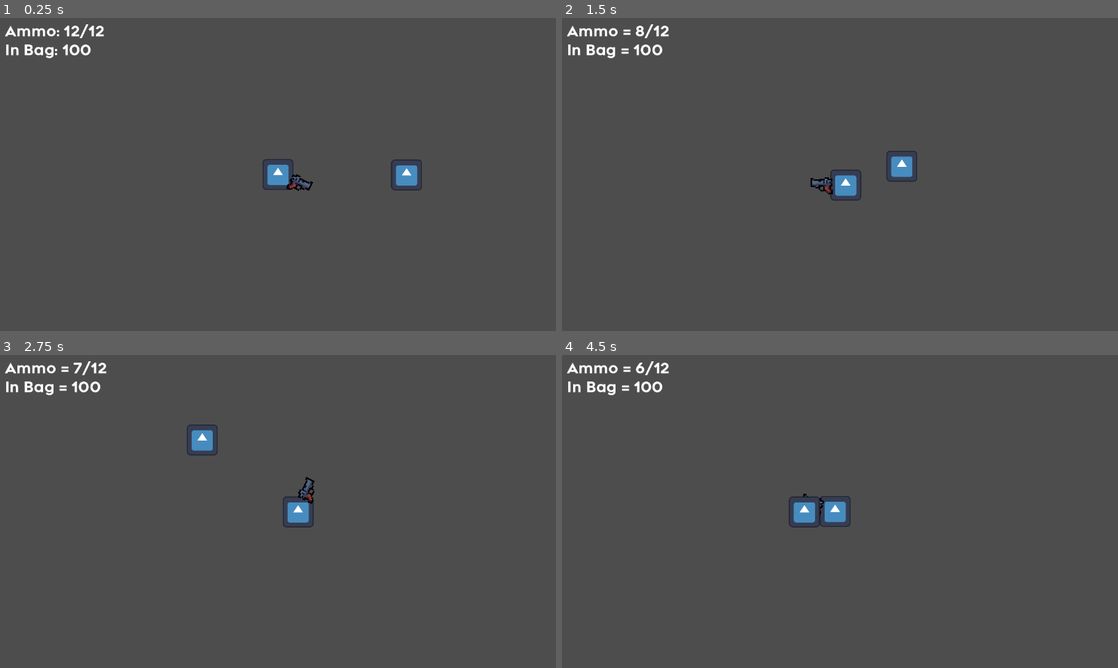
Above: before the commit, frames 1-4 (two rows, left to right).
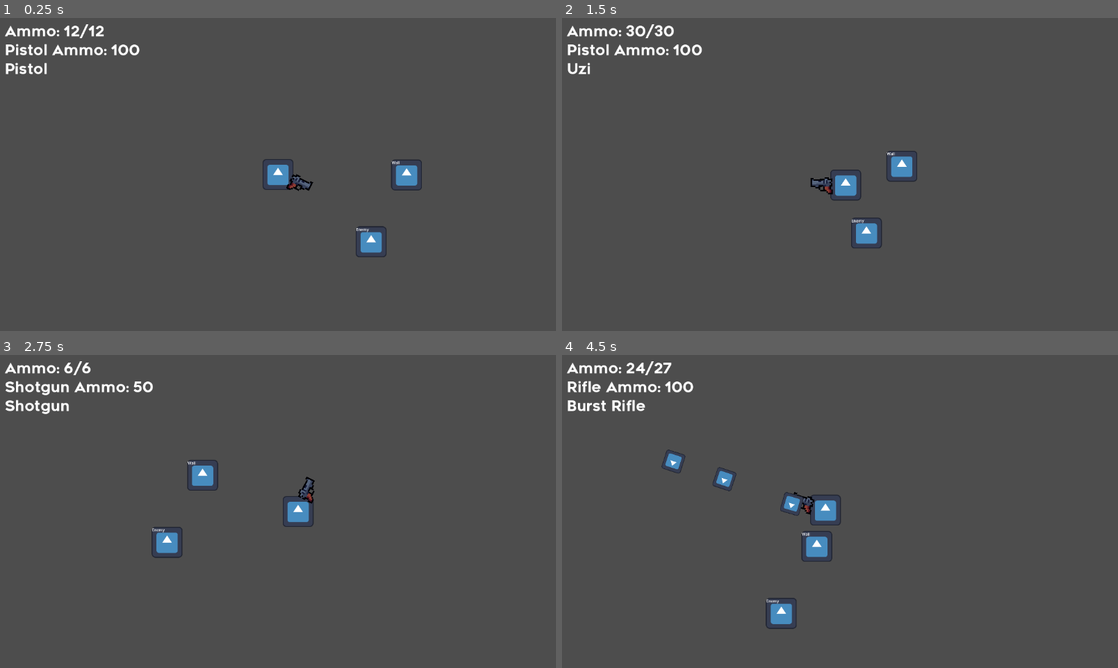
Above: after the commit, the same moments.

Repository: EnderDyne/Gamicopia-Jam-Entry
Game: Godot game, scene res://Assets/game.tscn
Same seed, same stepped clock (60 frames per second), same inputs: the game is played once before the commit and once after it. The engine's default icon, where the game draws it, is replaced by a stand-in: a white triangle on a blue panel in a dark square.
Inputs (mouse positions are in pixels of both pictures, inside the frame that each line leads up to):
- Up to frame 1 (0.25 s): no input
- Up to frame 2 (1.5 s): tap Enter at 0.5 s; move the mouse to (962, 158) at 0.52 s; press the mouse at (962, 158) at 0.53 s; hold D (right) 0.53-1.28 s; tap E (switch_gun, bound only after the commit) at 0.8, 1.35 s; move the mouse to (728, 190) at 1.27 s; release the mouse at (728, 190) at 1.28 s; hold S (down) from 1.28 s (still down)
- Up to frame 3 (2.75 s): click (166, 527) at 1.55 s; move the mouse to (333, 442) at 2.02 s; release S (down) at 2.03 s; hold D (right) from 2.03 s (still down); tap Space (dash) at 2.1 s; tap E (switch_gun, bound only after the commit) at 2.3 s
- Up to frame 4 (4.5 s): move the mouse to (812, 574) at 2.77 s; release D (right) at 2.78 s; hold W (up) 2.78-3.53 s; click (812, 574) at 2.85 s; move the mouse to (1006, 558) at 3.52 s; hold A (left) from 3.53 s (still down); tap E (switch_gun, bound only after the commit) at 3.6 s; tap R (reload) at 4.15 s; move the mouse to (673, 464) at 4.27 s; click (673, 464) at 4.35 s

The runs differ from the first frame. In frame 1, 1.0% of the frame differs, in the area x 1-72%, y 8-77%; in frame 2, 1.1%; in frame 3, 2.0%; in frame 4, 2.7%, in the area x 1-52%, y 2-88%.

Commit message:
gun properties, gun resource design, instance controllers, taking damage, bullet collision

Diff:
--- /dev/null
+++ b/Assets/Custom Resources/Player Guns/player_burst_rifle.tres
@@ -0,0 +1,22 @@
+[gd_resource type="Resource" load_steps=3 format=3 uid="uid://danlwu6o2ue7v"]
+
+[ext_resource type="PackedScene" uid="uid://dcvr6p722dr5a" path="res://Assets/Scenes/Projectiles/DefaultBullet.tscn" id="1_klfv6"]
+[ext_resource type="Script" path="res://Assets/Scripts/PlayerGunResource.gd" id="2_4d7qt"]
+
+[resource]
+script = ExtResource("2_4d7qt")
+gun_name = "Burst Rifle"
+ammo_type = 1
+mag_size = 27
+reload_time = 0.8
+shoot_shake = 15
+shoot_shake_fade = 10
+shoot_delay = 0.4
+bullet_count = 1
+bullet_spread = 5.0
+burst_count = 3
+burst_delay = 0.05
+bullet_scene = ExtResource("1_klfv6")
+bullet_damage = 8
+bullet_lifetime = 10
+bullet_speed = 750
--- /dev/null
+++ b/Assets/Custom Resources/Player Guns/player_pistol.tres
@@ -0,0 +1,22 @@
+[gd_resource type="Resource" load_steps=3 format=3 uid="uid://gue83i0bxn1q"]
+
+[ext_resource type="PackedScene" uid="uid://dcvr6p722dr5a" path="res://Assets/Scenes/Projectiles/DefaultBullet.tscn" id="1_0iuyy"]
+[ext_resource type="Script" path="res://Assets/Scripts/PlayerGunResource.gd" id="1_3krxf"]
+
+[resource]
+script = ExtResource("1_3krxf")
+gun_name = "Pistol"
+ammo_type = 0
+mag_size = 12
+reload_time = 0.5
+shoot_shake = 15
+shoot_shake_fade = 10
+shoot_delay = 0.2
+bullet_count = 1
+bullet_spread = 5.0
+burst_count = 1
+burst_delay = 0.0
+bullet_scene = ExtResource("1_0iuyy")
+bullet_damage = 10
+bullet_lifetime = 10
+bullet_speed = 750
--- /dev/null
+++ b/Assets/Custom Resources/Player Guns/player_shotgun.tres
@@ -0,0 +1,22 @@
+[gd_resource type="Resource" load_steps=3 format=3 uid="uid://c7ut3ofv7uq2c"]
+
+[ext_resource type="PackedScene" uid="uid://dcvr6p722dr5a" path="res://Assets/Scenes/Projectiles/DefaultBullet.tscn" id="1_apebf"]
+[ext_resource type="Script" path="res://Assets/Scripts/PlayerGunResource.gd" id="2_p3kg0"]
+
+[resource]
+script = ExtResource("2_p3kg0")
+gun_name = "Shotgun"
+ammo_type = 2
+mag_size = 6
+reload_time = 0.7
+shoot_shake = 20
+shoot_shake_fade = 7
+shoot_delay = 0.4
+bullet_count = 5
+bullet_spread = 45.0
+burst_count = 1
+burst_delay = 0.0
+bullet_scene = ExtResource("1_apebf")
+bullet_damage = 3
+bullet_lifetime = 10
+bullet_speed = 750
--- /dev/null
+++ b/Assets/Custom Resources/Player Guns/player_uzi.tres
@@ -0,0 +1,22 @@
+[gd_resource type="Resource" load_steps=3 format=3 uid="uid://bk13vc56si5cp"]
+
+[ext_resource type="Script" path="res://Assets/Scripts/PlayerGunResource.gd" id="1_mb6a5"]
+[ext_resource type="PackedScene" uid="uid://dcvr6p722dr5a" path="res://Assets/Scenes/Projectiles/DefaultBullet.tscn" id="1_mdaea"]
+
+[resource]
+script = ExtResource("1_mb6a5")
+gun_name = "Uzi"
+ammo_type = 0
+mag_size = 30
+reload_time = 0.5
+shoot_shake = 10
+shoot_shake_fade = 10
+shoot_delay = 0.05
+bullet_count = 1
+bullet_spread = 45.0
+burst_count = 1
+burst_delay = 0.0
+bullet_scene = ExtResource("1_mdaea")
+bullet_damage = 2
+bullet_lifetime = 10
+bullet_speed = 750
--- /dev/null
+++ b/Assets/Scenes/DefaultEnemy.tscn
@@ -0,0 +1,42 @@
+[gd_scene load_steps=5 format=3 uid="uid://ch504ermalq0u"]
+
+[ext_resource type="Script" path="res://Assets/Scripts/EnemyController.gd" id="1_gyotl"]
+[ext_resource type="Texture2D" uid="uid://e6spkj0ax72y" path="res://icon.svg" id="1_vacfw"]
+
+[sub_resource type="RectangleShape2D" id="RectangleShape2D_d3j8r"]
+size = Vector2(128, 128)
+
+[sub_resource type="CircleShape2D" id="CircleShape2D_r5to8"]
+radius = 57.75
+
+[node name="DefaultEnemy" type="Node2D"]
+script = ExtResource("1_gyotl")
+max_hp = null
+is_enemy = null
+
+[node name="CharacterBody2D" type="CharacterBody2D" parent="."]
+collision_layer = 4
+collision_mask = 23
+
+[node name="Sprite2D" type="Sprite2D" parent="CharacterBody2D"]
+texture = ExtResource("1_vacfw")
+
+[node name="Label" type="Label" parent="CharacterBody2D/Sprite2D"]
+offset_left = -62.0
+offset_top = -63.0
+offset_right = -9.0
+offset_bottom = -37.0
+text = "Enemy"
+
+[node name="CollisionShape2D" type="CollisionShape2D" parent="CharacterBody2D"]
+shape = SubResource("RectangleShape2D_d3j8r")
+
+[node name="EnemyHitbox" type="Area2D" parent="CharacterBody2D"]
+collision_layer = 4
+collision_mask = 8
+
+[node name="CollisionShape2D" type="CollisionShape2D" parent="CharacterBody2D/EnemyHitbox"]
+shape = SubResource("CircleShape2D_r5to8")
+debug_color = Color(0.945098, 0, 0.6, 0.419608)
+
+[connection signal="area_entered" from="CharacterBody2D/EnemyHitbox" to="." method="_on_hitbox_area_entered"]
--- a/Assets/Scenes/Projectiles/DefaultBullet.tscn
+++ b/Assets/Scenes/Projectiles/DefaultBullet.tscn
@@ -7,6 +7,8 @@
 radius = 9.30233
 
 [node name="DefaultBullet" type="Area2D"]
+collision_layer = 8
+collision_mask = 23
 script = ExtResource("1_lrdfd")
 
 [node name="Sprite2D" type="Sprite2D" parent="."]
@@ -17,4 +19,4 @@
 scale = Vector2(0.7, 0.7)
 shape = SubResource("CircleShape2D_oldh4")
 
-[connection signal="area_entered" from="." to="." method="_on_Bullet_body_entered"]
+[connection signal="body_entered" from="." to="." method="_on_body_entered"]
--- a/Assets/Scripts/BulletBehavior.gd
+++ b/Assets/Scripts/BulletBehavior.gd
@@ -1,8 +1,11 @@
 extends Area2D
 
-@export var speed = 750
 @export var enemy_group = "enemies"
-@export var lifetime = 10
+var speed
+var lifetime
+var is_enemy = false
+var damage_amount : int
+var pierce : bool
 
 func _ready():
 	born_to_die()
@@ -16,8 +19,10 @@
 func _physics_process(delta):
 	position += transform.x * speed * delta
 
-# delete enemy if I touch them, also delete myself no matter what
-func _on_Bullet_body_entered(body):
-	if body.is_in_group(enemy_group):
-		body.queue_free()
-	queue_free()
+func hit_enemy():
+	if !pierce:
+		queue_free()
+
+func _on_body_entered(body):
+	if body.is_in_group("walls"):
+		queue_free()
--- /dev/null
+++ b/Assets/Scripts/EnemyController.gd
@@ -0,0 +1 @@
+extends "res://Assets/Scripts/InstanceController.gd"
--- a/Assets/Scripts/GunShooting.gd
+++ b/Assets/Scripts/GunShooting.gd
@@ -1,56 +1,122 @@
 extends Sprite2D
 
-@export var bullet_scene : PackedScene
+@onready var reload_ui = get_node("../../ReloadUI")
+@onready var player_inventory = get_node("../../../PlayerInventory")
 
-@export var shoot_shake = 15
-@export var shoot_shake_fade = 10
+var rng = RandomNumberGenerator.new()
 
-@export var mag_size = 12
-@export var stored_ammo = 100
-@onready var cur_ammo = mag_size
-
-@export var reload_time = 2
-@export var shoot_delay = 0.2
+enum AmmoType {pistol, rifle, shotgun, explosive}
 
 var can_shoot = true
 var is_reloading = false
+var is_shooting = false
+var gun_index : int
+var equipped_gun : Resource
 
-# Called every frame. 'delta' is the elapsed time since the previous frame.
+# hide the reload bar ui and setup the gun
+func _ready():
+	reload_ui.hide()
+	switch_to_gun(0)
+	update_ui()
+
+# check for input
 func _process(delta):
-		if Input.is_action_pressed("shoot") and !is_reloading and can_shoot:
-			if cur_ammo > 0:
-				shoot()
-			else:
-				reload()
+	if Input.is_action_pressed("shoot") and !is_reloading and can_shoot:
+		if player_inventory.loaded_ammo[gun_index] > 0:
+			shoot()
 
-		if Input.is_action_just_pressed("reload") and cur_ammo < mag_size:
-			reload()
+	if (Input.is_action_just_pressed("reload") || (Input.is_action_just_pressed("shoot")) && player_inventory.loaded_ammo[gun_index] == 0) and player_inventory.loaded_ammo[gun_index] < equipped_gun.mag_size and !is_reloading:
+		reload()
 
+	if Input.is_action_just_pressed("switch_gun") and !is_reloading and !is_shooting and !Input.is_action_pressed("shoot"):
+		var index = gun_index + 1
+		if(index >= player_inventory.equipped_guns.size()):
+			index = 0
+		switch_to_gun(index)
+
+func equip_new_gun(gun_index : int, gun_resource : Resource):
+	player_inventory.equipped_guns[gun_index] = gun_resource
+	player_inventory.loaded_ammo[gun_index] = gun_resource.mag_size
+
+func switch_to_gun(new_gun_index : int):
+	equipped_gun = player_inventory.equipped_guns[new_gun_index]
+	gun_index = new_gun_index
+
+
+	update_ui()
+
+# shoot bullets
 func shoot():
-	get_node("../../Camera2D").apply_shake(shoot_shake, shoot_shake_fade)
-	cur_ammo -= 1
-	update_ui()
-	create_bullet()
+	is_shooting = true
 
+	for n in equipped_gun.burst_count:
+		get_node("../../Camera2D").apply_shake(equipped_gun.shoot_shake, equipped_gun.shoot_shake_fade)
+		player_inventory.loaded_ammo[gun_index] -= 1
+		update_ui()
+		create_bullet()
+
+		if(player_inventory.loaded_ammo[gun_index] <= 0):
+			player_inventory.loaded_ammo[gun_index] = 0
+			break
+
+		await get_tree().create_timer(equipped_gun.burst_delay).timeout
+
+	is_shooting = false
+
+# instantiate a bullet and set its transform to the base node
+func create_bullet():
+	# repeat times bullet_count
+	for n in equipped_gun.bullet_count:
+		var b = equipped_gun.bullet_scene.instantiate()
+
+		# setup bullet
+		b.speed = equipped_gun.bullet_speed
+		b.lifetime = equipped_gun.bullet_lifetime
+		b.damage_amount = equipped_gun.bullet_damage
+
+		owner.add_child(b)
+		b.transform = $SpawnPos.global_transform
+
+		# apply spread
+		b.rotate(deg_to_rad(rng.randf_range(-equipped_gun.bullet_spread, equipped_gun.bullet_spread)/2))
+
+	# pause before letting you shoot again
+	can_shoot = false
+	await get_tree().create_timer(equipped_gun.shoot_delay).timeout
+	can_shoot = true
+
+# update the ammo ui
 func update_ui():
-	var format_string = "Ammo = %s/%s\nIn Bag = %s"
-	get_node("/root/Node2D/CanvasLayer/UI/AmmoUI").text = format_string % [cur_ammo, mag_size, stored_ammo]
+	var format_string = "Ammo: %s/%s\n%s Ammo: %s\n%s"
+	var ammo_type_string = AmmoType.keys()[equipped_gun.ammo_type].capitalize()
+	var final_string = format_string % [player_inventory.loaded_ammo[gun_index], equipped_gun.mag_size, ammo_type_string, player_inventory.stored_ammo[equipped_gun.ammo_type], equipped_gun.gun_name]
 
+	get_node("/root/Node2D/CanvasLayer/UI/AmmoUI").text = final_string
+
+# do the reload bar animation, wait, then refill the gun's ammo
 func reload():
 	is_reloading = true
-	await get_tree().create_timer(reload_time).timeout
+	do_reload_bar()
+	await get_tree().create_timer(equipped_gun.reload_time).timeout
 
-	# reload and decrease stored ammo by amount you have to reload
-	stored_ammo -= mag_size - cur_ammo
-	cur_ammo = mag_size
+	# reload and decrease stored ammo of the gun's type by amount you have to reload
+	if(equipped_gun.mag_size - player_inventory.loaded_ammo[gun_index] > player_inventory.stored_ammo[equipped_gun.ammo_type]):
+		player_inventory.loaded_ammo[gun_index] = player_inventory.stored_ammo[equipped_gun.ammo_type]
+		player_inventory.stored_ammo[equipped_gun.ammo_type] = 0
+	else:
+		player_inventory.stored_ammo[equipped_gun.ammo_type] -= equipped_gun.mag_size - player_inventory.loaded_ammo[gun_index]
+		player_inventory.loaded_ammo[gun_index] = equipped_gun.mag_size
+
 	update_ui()
 	is_reloading = false
+	reload_ui.hide()
 
-func create_bullet():
-	var b = bullet_scene.instantiate()
-	owner.add_child(b)
-	b.transform = $SpawnPos.global_transform
+# reload bar animation
+func do_reload_bar():
+	reload_ui.show()
 
-	can_shoot = false
-	await get_tree().create_timer(shoot_delay).timeout
-	can_shoot = true
+	var reload_line = get_node("../../ReloadUI/ReloadBar/ReloadLine")
+	reload_line.position = Vector2(145, -12.5)
+
+	var tween = create_tween()
+	tween.tween_property(reload_line, "position", Vector2(0, -12.5), equipped_gun.reload_time)
--- /dev/null
+++ b/Assets/Scripts/InstanceController.gd
@@ -0,0 +1,18 @@
+extends Node
+
+@export var max_hp : int = 100
+@onready var hp = max_hp
+@export var is_enemy : bool
+
+func _on_hitbox_area_entered(area):
+	if area.is_enemy != is_enemy:
+		area.hit_enemy()
+		take_damage(area.damage_amount)
+
+func take_damage(damage_amount : int):
+	hp -= damage_amount
+	if(hp <= 0):
+		die()
+
+func die():
+	queue_free()
--- /dev/null
+++ b/Assets/Scripts/PlayerController.gd
@@ -0,0 +1,5 @@
+extends "res://Assets/Scripts/InstanceController.gd"
+
+# overrides InstanceController's die function
+func die():
+	print("PLAYER IS DEAD RIP")
--- /dev/null
+++ b/Assets/Scripts/PlayerGunResource.gd
@@ -0,0 +1,33 @@
+extends Resource
+
+# this is a data container that holds all the values for different types
+# of guns, you can add more values here to add more possible types of guns
+@export var gun_name: String
+
+@export_group("Ammo and Reloading")
+enum AmmoType {pistol, rifle, shotgun, explosive}
+@export var ammo_type: AmmoType
+@export var mag_size: int = 12
+@export var reload_time = 0.5
+
+@export_group("Screen Shake")
+@export var shoot_shake = 15
+@export var shoot_shake_fade = 10
+
+@export_group("Shoot Behavior")
+@export var shoot_delay = 0.2
+@export var bullet_count : int
+# NOTE: bullet spread is in degrees
+@export var bullet_spread : float
+
+@export_group("Burst Behavior")
+@export var burst_count = 1
+@export var burst_delay : float
+
+@export_group("Bullet Properties")
+@export var bullet_scene : PackedScene
+# TODO: knockback
+@export var bullet_damage : int
+# @export var bullet_knockback : float
+@export var bullet_lifetime = 10
+@export var bullet_speed = 750
--- /dev/null
+++ b/Assets/Scripts/PlayerInventory.gd
@@ -0,0 +1,10 @@
+extends Node2D
+
+# for some reason, Godot doesn't let you export arrays of custom classes,
+# so instead, I had to do this. The loaded ammo array represents the ammo
+# of the coresponding equipped gun, the arrays should always be the same length
+@export var equipped_guns : Array[Resource]
+@export var loaded_ammo: Array[int]
+
+# ammo stored of the 4 ammo types: pistol, uzi, shotgun, and explosive
+@export var stored_ammo: Array[int] = [100, 50, 50, 10]
--- a/Assets/game.tscn
+++ b/Assets/game.tscn
@@ -1,16 +1,25 @@
-[gd_scene load_steps=11 format=3 uid="uid://c6e6rphy4vu1n"]
+[gd_scene load_steps=18 format=3 uid="uid://c6e6rphy4vu1n"]
 
+[ext_resource type="Script" path="res://Assets/Scripts/PlayerController.gd" id="1_44buo"]
 [ext_resource type="Script" path="res://Assets/Scripts/PlayerMovement.gd" id="1_qtbhw"]
 [ext_resource type="Texture2D" uid="uid://e6spkj0ax72y" path="res://icon.svg" id="2_j45nr"]
 [ext_resource type="Script" path="res://Assets/Scripts/CameraBehavior.gd" id="3_nwofb"]
 [ext_resource type="Script" path="res://Assets/Scripts/GunRotation.gd" id="4_o4qlv"]
 [ext_resource type="Texture2D" uid="uid://cal1que7osgiq" path="res://Assets/Placeholder Art/placeholderGun.png" id="5_hk53g"]
 [ext_resource type="Script" path="res://Assets/Scripts/GunShooting.gd" id="6_pihf5"]
-[ext_resource type="PackedScene" uid="uid://dcvr6p722dr5a" path="res://Assets/Scenes/Projectiles/DefaultBullet.tscn" id="7_3e01k"]
+[ext_resource type="Script" path="res://Assets/Scripts/PlayerInventory.gd" id="8_k368u"]
 [ext_resource type="PackedScene" uid="uid://bbbw3ov21jhg6" path="res://Assets/Scenes/UI.tscn" id="8_kosv3"]
+[ext_resource type="Resource" uid="uid://bk13vc56si5cp" path="res://Assets/Custom Resources/Player Guns/player_uzi.tres" id="9_g7g7o"]
+[ext_resource type="Resource" uid="uid://gue83i0bxn1q" path="res://Assets/Custom Resources/Player Guns/player_pistol.tres" id="9_rt5ib"]
+[ext_resource type="Resource" uid="uid://c7ut3ofv7uq2c" path="res://Assets/Custom Resources/Player Guns/player_shotgun.tres" id="10_tfp7p"]
+[ext_resource type="Resource" uid="uid://danlwu6o2ue7v" path="res://Assets/Custom Resources/Player Guns/player_burst_rifle.tres" id="11_csuto"]
+[ext_resource type="PackedScene" uid="uid://ch504ermalq0u" path="res://Assets/Scenes/DefaultEnemy.tscn" id="14_yx2n5"]
 
 [sub_resource type="CircleShape2D" id="CircleShape2D_kny70"]
 radius = 63.0
+
+[sub_resource type="CircleShape2D" id="CircleShape2D_e8aar"]
+radius = 57.75
 
 [sub_resource type="RectangleShape2D" id="RectangleShape2D_c3xuq"]
 size = Vector2(128, 128)
@@ -18,9 +27,12 @@
 [node name="Node2D" type="Node2D"]
 
 [node name="Player" type="Node2D" parent="."]
+script = ExtResource("1_44buo")
 
 [node name="CharacterBody2D" type="CharacterBody2D" parent="Player"]
 position = Vector2(8, -2)
+collision_layer = 2
+collision_mask = 21
 script = ExtResource("1_qtbhw")
 dash_speed = 2500
 dash_time = 0.15
@@ -45,15 +57,51 @@
 scale = Vector2(6.455, 6.455)
 texture = ExtResource("5_hk53g")
 script = ExtResource("6_pihf5")
-bullet_scene = ExtResource("7_3e01k")
 
 [node name="SpawnPos" type="Node2D" parent="Player/CharacterBody2D/GunRotation/Gun"]
 position = Vector2(6.35167, -2.32378)
 
+[node name="ReloadUI" type="Control" parent="Player/CharacterBody2D"]
+visible = false
+layout_mode = 3
+anchors_preset = 0
+offset_top = -110.0
+offset_right = 40.0
+offset_bottom = -70.0
+
+[node name="ReloadBar" type="ColorRect" parent="Player/CharacterBody2D/ReloadUI"]
+layout_mode = 0
+offset_left = -75.0
+offset_right = 75.0
+offset_bottom = 5.0
+
+[node name="ReloadLine" type="ColorRect" parent="Player/CharacterBody2D/ReloadUI/ReloadBar"]
+layout_mode = 0
+offset_left = 145.0
+offset_top = -12.5
+offset_right = 150.0
+offset_bottom = 17.5
+
+[node name="PlayerHitbox" type="Area2D" parent="Player/CharacterBody2D"]
+collision_layer = 2
+collision_mask = 8
+
+[node name="CollisionShape2D" type="CollisionShape2D" parent="Player/CharacterBody2D/PlayerHitbox"]
+shape = SubResource("CircleShape2D_e8aar")
+debug_color = Color(0.945098, 0, 0.6, 0.419608)
+
+[node name="PlayerInventory" type="Node2D" parent="Player"]
+script = ExtResource("8_k368u")
+equipped_guns = Array[Resource]([ExtResource("9_rt5ib"), ExtResource("9_g7g7o"), ExtResource("10_tfp7p"), ExtResource("11_csuto")])
+loaded_ammo = Array[int]([12, 30, 6, 27])
+stored_ammo = Array[int]([100, 100, 50, 10])
+
 [node name="World" type="Node2D" parent="."]
 
-[node name="Wall" type="StaticBody2D" parent="World"]
+[node name="Wall" type="StaticBody2D" parent="World" groups=["walls"]]
 position = Vector2(541, 0)
+collision_layer = 16
+collision_mask = 31
 
 [node name="Sprite2D" type="Sprite2D" parent="World/Wall"]
 texture = ExtResource("2_j45nr")
@@ -61,8 +109,19 @@
 [node name="CollisionShape2D" type="CollisionShape2D" parent="World/Wall"]
 shape = SubResource("RectangleShape2D_c3xuq")
 
+[node name="Label" type="Label" parent="World/Wall"]
+offset_left = -62.0
+offset_top = -63.0
+offset_right = -9.0
+offset_bottom = -37.0
+text = "Wall"
+
 [node name="BulletHolder" type="Node2D" parent="."]
 
 [node name="CanvasLayer" type="CanvasLayer" parent="."]
 
 [node name="UI" parent="CanvasLayer" instance=ExtResource("8_kosv3")]
+
+[node name="DefaultEnemy" parent="." instance=ExtResource("14_yx2n5")]
+position = Vector2(394, 277)
+is_enemy = true
--- a/project.godot
+++ b/project.godot
@@ -59,6 +59,19 @@
 "events": [Object(InputEventKey,"resource_local_to_scene":false,"resource_name":"","device":-1,"window_id":0,"alt_pressed":false,"shift_pressed":false,"ctrl_pressed":false,"meta_pressed":false,"pressed":false,"keycode":0,"physical_keycode":82,"key_label":0,"unicode":114,"echo":false,"script":null)
 ]
 }
+switch_gun={
+"deadzone": 0.5,
+"events": [Object(InputEventKey,"resource_local_to_scene":false,"resource_name":"","device":-1,"window_id":0,"alt_pressed":false,"shift_pressed":false,"ctrl_pressed":false,"meta_pressed":false,"pressed":false,"keycode":0,"physical_keycode":69,"key_label":0,"unicode":101,"echo":false,"script":null)
+]
+}
+
+[layer_names]
+
+2d_physics/layer_1="Default"
+2d_physics/layer_2="Player"
+2d_physics/layer_3="Enemy"
+2d_physics/layer_4="Bullets"
+2d_physics/layer_5="Wall"
 
 [rendering]
 
